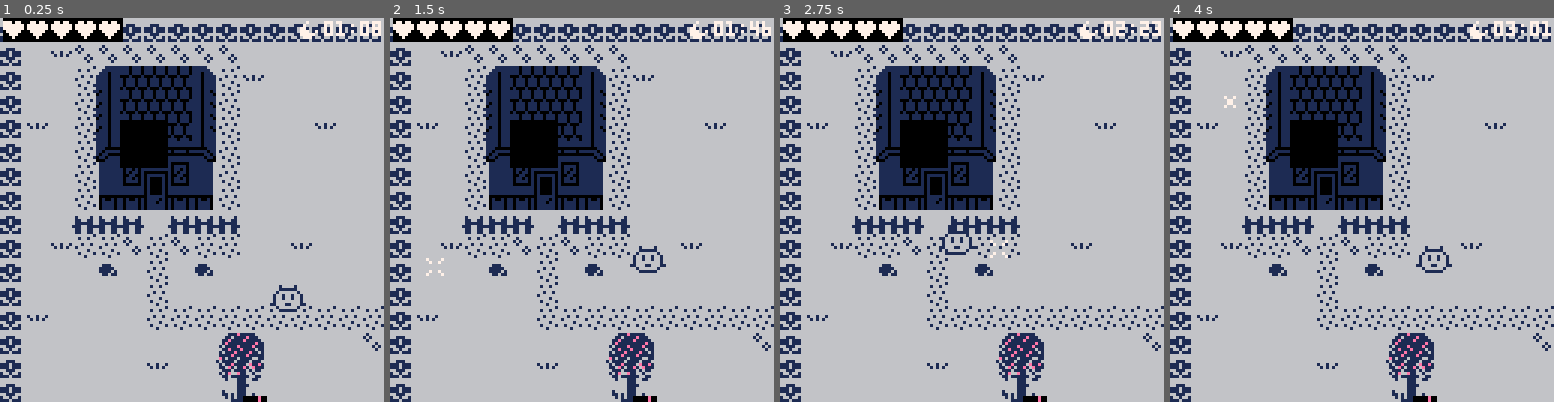
Above: before the commit, frames 1-4 (left to right).
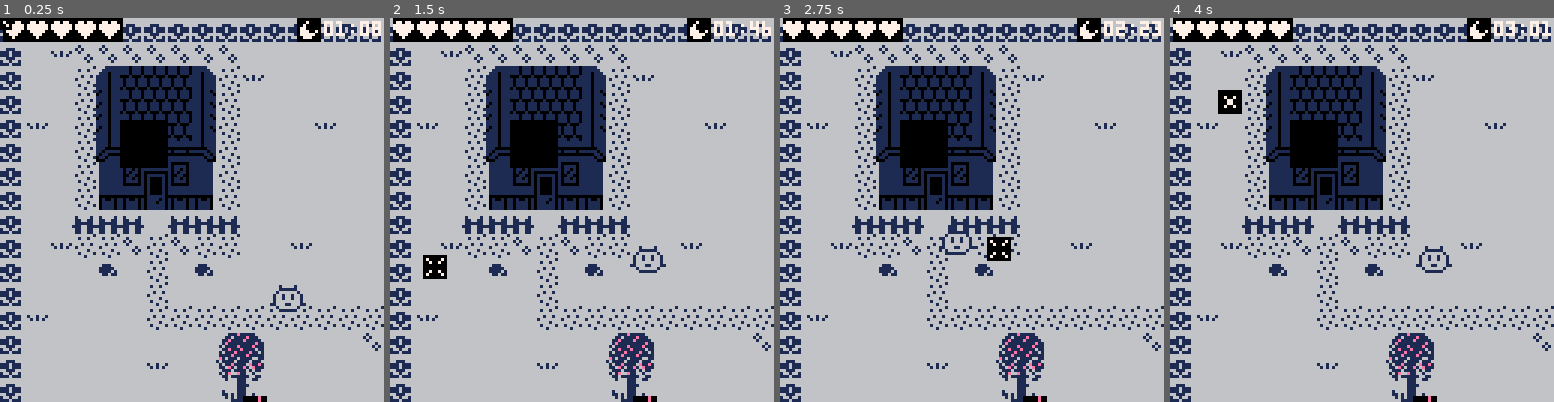
Above: after the commit, the same moments.

Repository: Lyatus/ld43
Game: PICO-8 cartridge ld43.p8
The game is run twice, just before and just after one commit, with the same random seed, the same clock (stepped at 60 frames per second) and the same inputs.
Inputs (mouse positions are in pixels of both pictures, inside the frame that each line leads up to):
- Up to frame 1 (0.25 s): no input
- Up to frame 2 (1.5 s): click (670, 121) at 0.67 s; tap O (Z key) at 0.7 s; click (436, 267) at 1.22 s
- Up to frame 3 (2.75 s): hold Right 1.6-2.1 s; tap O (Z key) at 1.7, 2.1, 2.5 s; click (887, 114) at 1.77 s; hold Up 2.15-2.42 s; click (952, 259) at 2.32 s; hold Right from 2.47 s (still down)
- Up to frame 4 (4 s): click (1404, 106) at 2.87 s; tap O (Z key) at 2.9, 3.3, 3.7 s; release Right at 3.03 s; hold Left 3.08-3.58 s; click (1465, 256) at 3.42 s; hold Down 3.63-3.97 s; click (1231, 102) at 3.97 s

The runs differ from the first frame. In frame 1, 0.4% of the frame differs, in the area x 0-84%, y 0-7%; in frame 2, 0.6%, in the area x 8-84%, y 0-68%; in frame 3, 0.6%; in frame 4, 0.6%.

Commit message:
Removed tma_draw shenanigans

Diff:
--- a/ld43.p8
+++ b/ld43.p8
@@ -86,10 +86,7 @@
 	if tma_eat_frame>=tma_frame-16 and tma_frame%6<3 then
 		sprite = tma_stage.eat_spr
 	end
-	palt(0,false)
-	palt(10,true)
 	spr(sprite,tma_x-map_x+off_x,tma_y-map_y+off_y,2,2)
-	palt()
 end
 function tma_goto(x, y)
 	tma_dst = true
